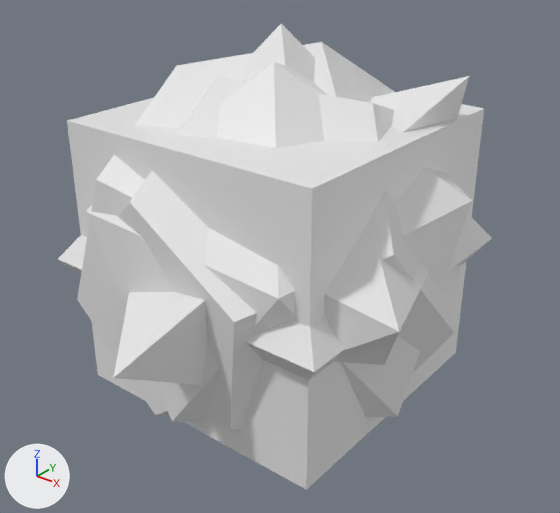
Two versions of the glTF model public/dice/dice.glb, one commit apart.
The view is the same before and after, from a camera (50 mm lens) standing at (1.131, -1.418, 0.855) and looking at (0.001, -0.006, -0.021). The lights are fixed; the arrows at lower left show +X, +Y and +Z. The picture after the commit comes second.

In view in the first picture: 'd10', 'd12', 'd20', 'd4', 'd6', 'd8'.
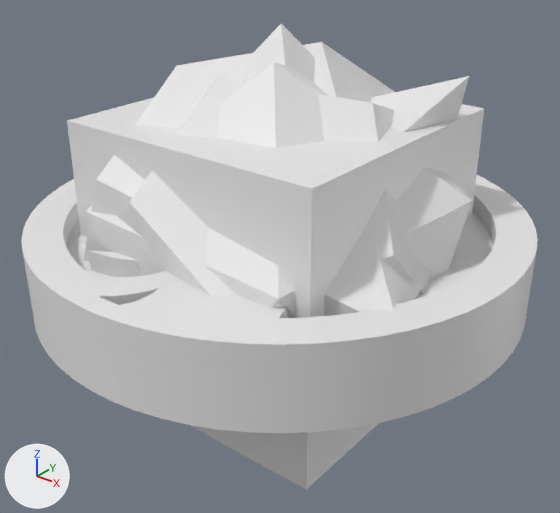
Boxes (x1, y1, x2, y2) around the edits, measured in the pictures (560 x 513 px):
'coin', added: after (22, 175, 538, 433)
'd4', unchanged, covered by the edit: before (113, 76, 469, 385); after (113, 76, 469, 378)
'd8', unchanged, covered by the edit: before (58, 23, 492, 380); after (76, 23, 476, 244)

Patch to the scene script:
```diff
--- a/public/dice/dice.glb.py
+++ b/public/dice/dice.glb.py
@@ me_coin @@
+me_coin.from_pydata(...)  # 4985 vertices, 9960 faces; spans x -0.631..0.619, y -0.623..0.627, z -0.099..0.101
@@ ob_coin @@
+ob_coin = bpy.data.objects.new('coin', me_coin)
+ob_coin.location = (0.0, 0.0, 0.0)
```
